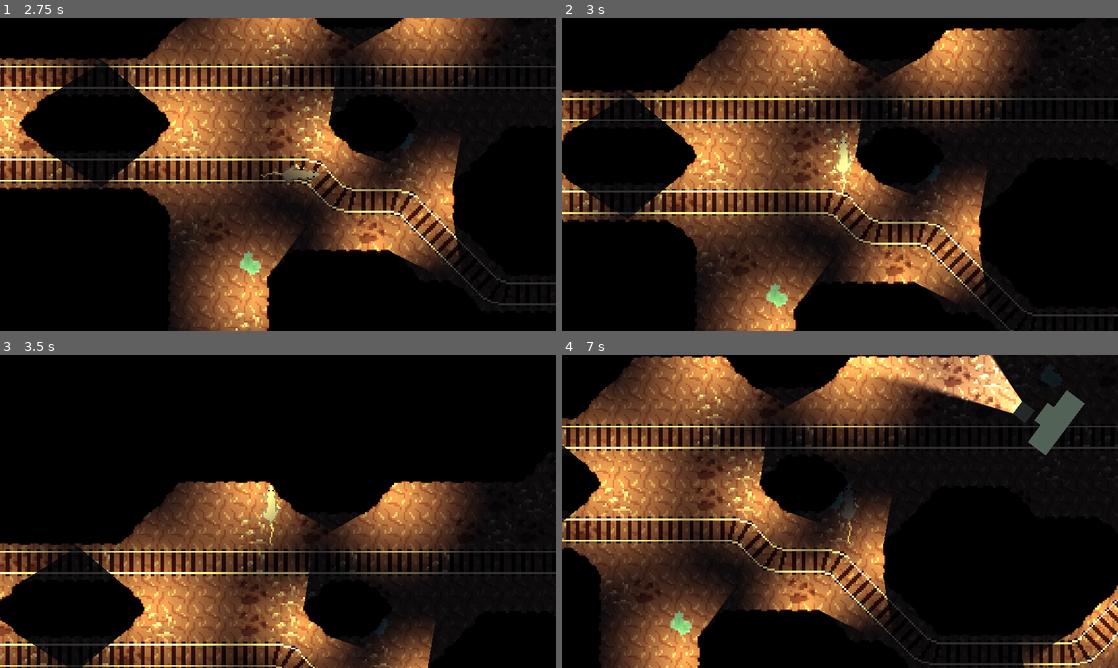
Above: before the commit, frames 1-4 (two rows, left to right).
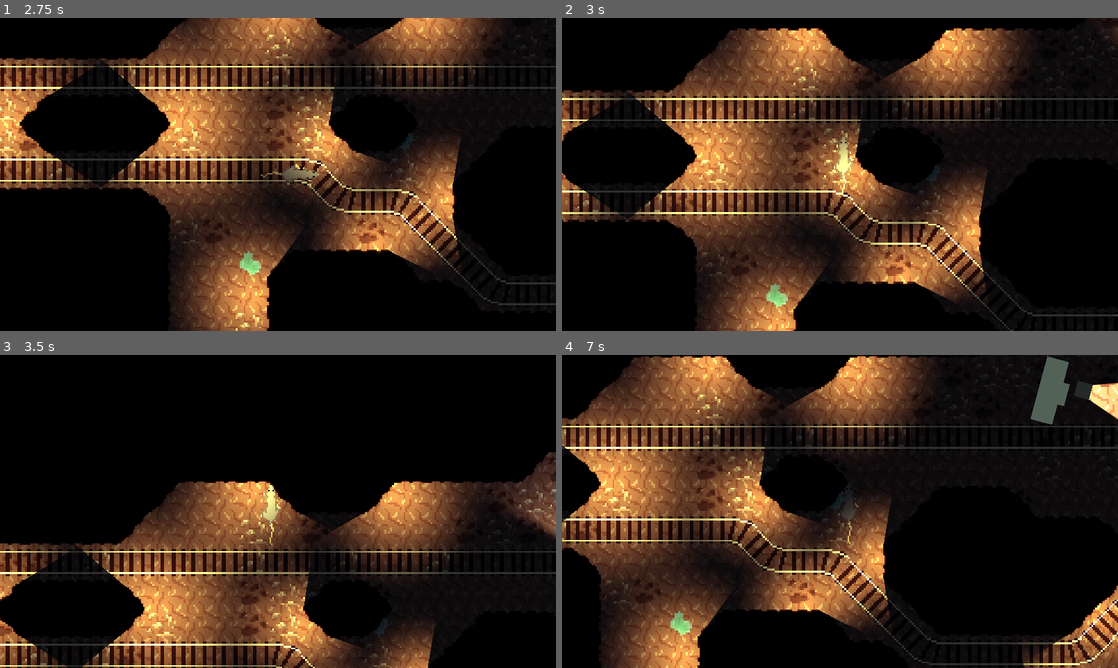
Above: after the commit, the same moments.

Repository: karl-died/mgd3_mine_game
Game: Godot game, scene res://scenes/test_level.tscn
Same seed, same stepped clock (60 frames per second), same inputs: the game is played once before the commit and once after it.
Inputs:
- Up to frame 1 (2.75 s): hold D (right) 0.53-1.28 s; hold S (down) 1.28-2.03 s; hold D (right) from 2.03 s (still down)
- Up to frame 2 (3 s): release D (right) at 2.78 s; hold W (up) from 2.78 s (still down)
- Up to frame 3 (3.5 s): keep holding W (up)
- Up to frame 4 (7 s): release W (up) at 3.53 s; hold A (left) 3.53-5.03 s; hold S (down) 5.03-5.78 s; hold D (right) 5.78-6.53 s; hold W (up) from 6.53 s (still down)

Frame 1 is identical in both runs. In frame 2, less than 0.1% of the frame differs, in the area x 97-100%, y 0-9%; in frame 3, 1.7%; in frame 4, 5.3%, in the area x 51-100%, y 0-32%.

Commit message:
changed npc node stucture

Diff:
--- a/scenes/test_level.tscn
+++ b/scenes/test_level.tscn
@@ -389,8 +389,8 @@
 [node name="NPC" parent="." node_paths=PackedStringArray("paths_node") instance=ExtResource("7_u4d5n")]
 z_index = 1
 position = Vector2(104, 55)
+collision_layer = 2
 paths_node = NodePath("../NPC1_Paths")
-speed = 0.5
 path_smoothing = 0.91
 
 [node name="lamp" parent="NPC" instance=ExtResource("8_4hc3x")]
--- a/scenes/test_npc.tscn
+++ b/scenes/test_npc.tscn
@@ -6,41 +6,42 @@
 radius = 20.0
 height = 126.532
 
-[node name="NPC" type="Node2D"]
+[node name="NPCCharacterBody2D" type="CharacterBody2D"]
+rotation = 1.5708
 script = ExtResource("1_r7xlq")
 
-[node name="CharacterBody2D" type="CharacterBody2D" parent="."]
-rotation = 1.5708
-
-[node name="CollisionShape2D" type="CollisionShape2D" parent="CharacterBody2D"]
-rotation = 1.5708
+[node name="CollisionShape2D" type="CollisionShape2D" parent="."]
+rotation = 3.1442
 scale = Vector2(0.272652, 0.252901)
 shape = SubResource("CapsuleShape2D_7ynup")
 
-[node name="ColorRect2" type="ColorRect" parent="CharacterBody2D"]
+[node name="ColorRect2" type="ColorRect" parent="."]
 anchors_preset = 8
 anchor_left = 0.5
 anchor_top = 0.5
 anchor_right = 0.5
 anchor_bottom = 0.5
-offset_left = -5.0
-offset_top = -10.0
-offset_right = 35.0
-offset_bottom = 30.0
+offset_left = -2.00002
+offset_top = -5.99999
+offset_right = 38.0
+offset_bottom = 34.0
 grow_horizontal = 2
 grow_vertical = 2
 scale = Vector2(0.286141, 0.291672)
+metadata/_edit_use_anchors_ = true
 
-[node name="ColorRect" type="ColorRect" parent="CharacterBody2D"]
+[node name="ColorRect" type="ColorRect" parent="."]
 anchors_preset = 8
 anchor_left = 0.5
 anchor_top = 0.5
 anchor_right = 0.5
 anchor_bottom = 0.5
-offset_left = -16.0
-offset_top = -6.0
-offset_right = 24.0
-offset_bottom = 34.0
+offset_left = 5.99994
+offset_top = -17.0
+offset_right = 45.9999
+offset_bottom = 23.0
 grow_horizontal = 2
 grow_vertical = 2
+rotation = 1.5708
 scale = Vector2(0.839903, 0.290238)
+metadata/_edit_use_anchors_ = true
--- a/scripts/test_npc.gd
+++ b/scripts/test_npc.gd
@@ -1,14 +1,12 @@
-extends Node2D
+extends CharacterBody2D
 
-@onready var body : CharacterBody2D = $CharacterBody2D
 @export var paths_node : Node2D
 @onready var paths = paths_node.get_children()
 
-@export_range(0.0, 1.0) var speed : float = 0.3
+@export_range(0.0, 100.0) var speed : float = 50
 @export_range(0.0, 1.0) var path_smoothing : float = 0.2
 var path_node_radius : float = 5
 
-var velocity : Vector2 = Vector2(0.0, 0.0)
 var current_path_index : int = 0
 @onready var current_path_node : Node2D = paths[current_path_index].get_child(0)
 
@@ -37,5 +35,5 @@
 	var direction = (current_path_node.global_position - position).normalized() * speed
 	var sm = pow(path_smoothing, 0.25);
 	velocity = (sm) * velocity + (1.0 - sm) * direction
-	position += velocity
-	rotation_degrees = (velocity.angle() / PI) * 180
+	move_and_slide()
+	rotation_degrees = (velocity.angle() / PI) * 180;
